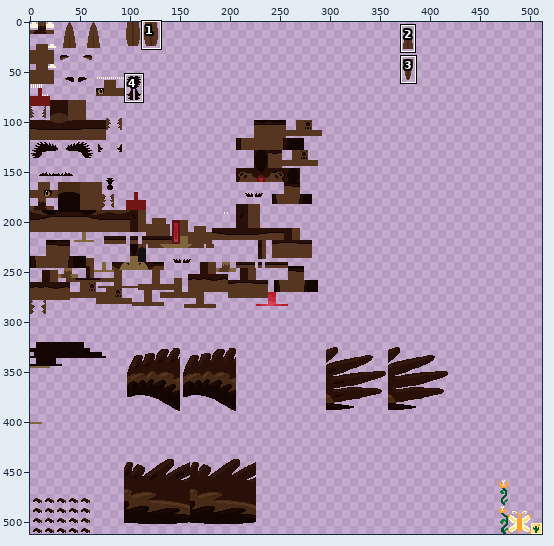
Two states of a sprite sheet, src/test/resources/Monimo01_young.png. The first picture is a wide view before the edit; the outline marks the close-up.
Close-up. Before:
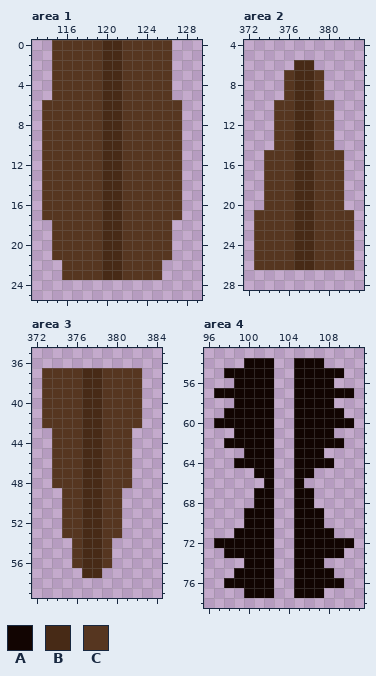
The file is 512x512 pixels. Pixels under 10% opacity are left out. Colours within 5 levels of each other are drawn and written as one. Shown: area 1: x 113..129, y 0..25; area 2: x 372..383, y 4..28; area 3: x 372..384, y 35..59; area 4: x 96..111, y 53..78. The commit also changed other parts of the picture, which this record leaves out.
Palette (. is transparent): A #120502  B #472a16  C #563620
After:
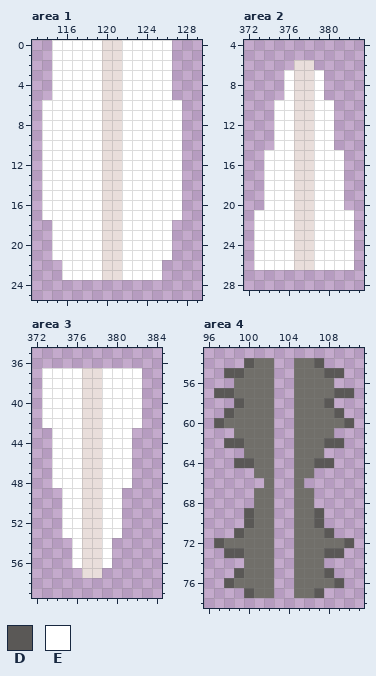
Colours new in this view: D #5a5856  E #ffffff
Edits made:
colour A: #120502 -> #716f6a
colour B: #472a16 -> #e9dedb
Area 1:
y 0..5: x 115..119 CCCCC -> EEEEE; x 122..126 CCCCC -> EEEEE
y 6..17: x 114..119 CCCCCC -> EEEEEE; x 122..127 CCCCCC -> EEEEEE
y 18..21: x 115..119 CCCCC -> EEEEE; x 122..126 CCCCC -> EEEEE
y 22..23: x 116..119 CCCC -> EEEE; x 122..125 CCCC -> EEEE
Area 2:
y 7..9: x 376 C -> E; x 379 C -> E
y 10..14: x 375..376 CC -> EE; x 379..380 CC -> EE
y 15..20: x 374..376 CCC -> EEE; x 379..381 CCC -> EEE
y 21..26: x 373..376 CCCC -> EEEE; x 379..382 CCCC -> EEEE
Area 3:
y 37..42: x 373..376 CCCC -> EEEE; x 379..382 CCCC -> EEEE
y 43..48: x 374..376 CCC -> EEE; x 379..381 CCC -> EEE
y 49..53: x 375..376 CC -> EE; x 379..380 CC -> EE
y 54..56: x 376 C -> E; x 379 C -> E
Area 4:
y 54: x 100 A -> D; x 107 A -> D
y 55: x 98..99 AA -> DD; x 108..109 AA -> DD
y 57: x 97..98 AA -> DD; x 109..110 AA -> DD
y 58: x 99 A -> D; x 108 A -> D
y 59: x 98 A -> D; x 109 A -> D
y 60: x 97 A -> D; x 110 A -> D
y 62: x 98..99 AA -> DD; x 108..109 AA -> DD
y 64: x 99..100 AA -> DD; x 107..108 AA -> DD
y 69..70: x 100 A -> D; x 107 A -> D
y 71: x 99 A -> D; x 108 A -> D
y 72: x 97 A -> D; x 110 A -> D
y 73: x 98..99 AA -> DD; x 108..109 AA -> DD
y 75: x 99 A -> D; x 108 A -> D
y 76: x 98 A -> D; x 109 A -> D
y 77: x 100 A -> D; x 107 A -> D
Boxes around the changes in both close-ups, in picture pixels (x1, y1, x2, y2):
changed: (42, 40, 182, 280)
changed: (254, 60, 354, 270)
changed: (42, 368, 142, 578)
changed: (214, 358, 354, 598)
